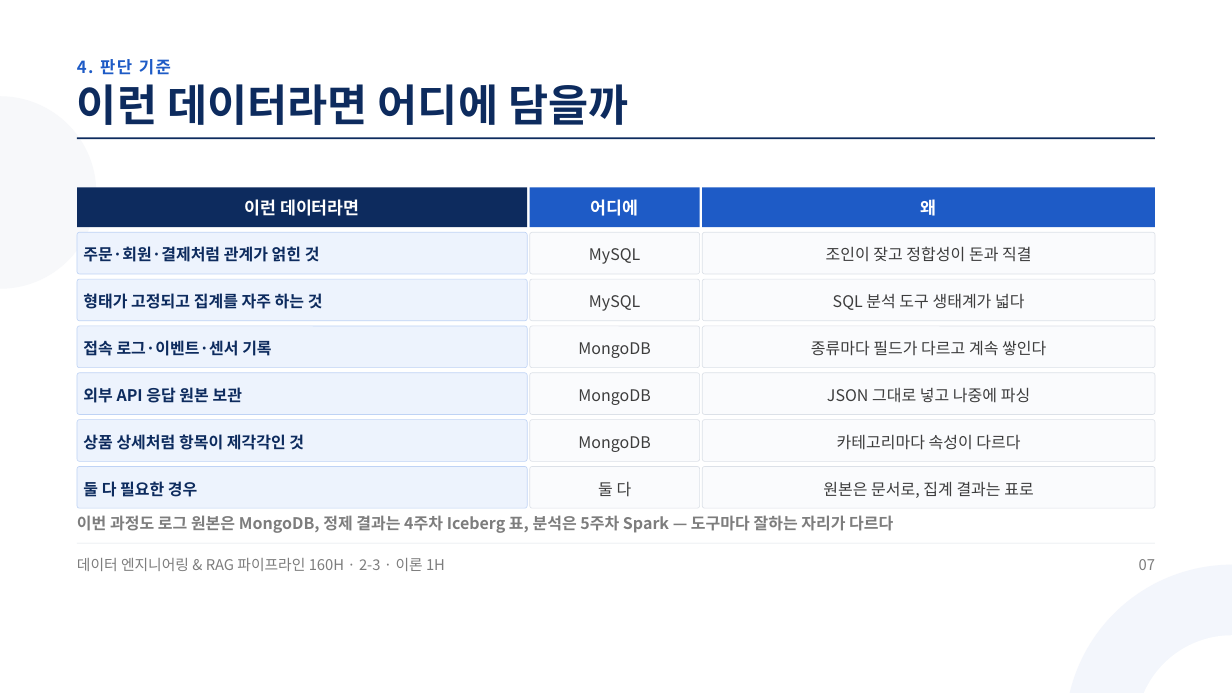
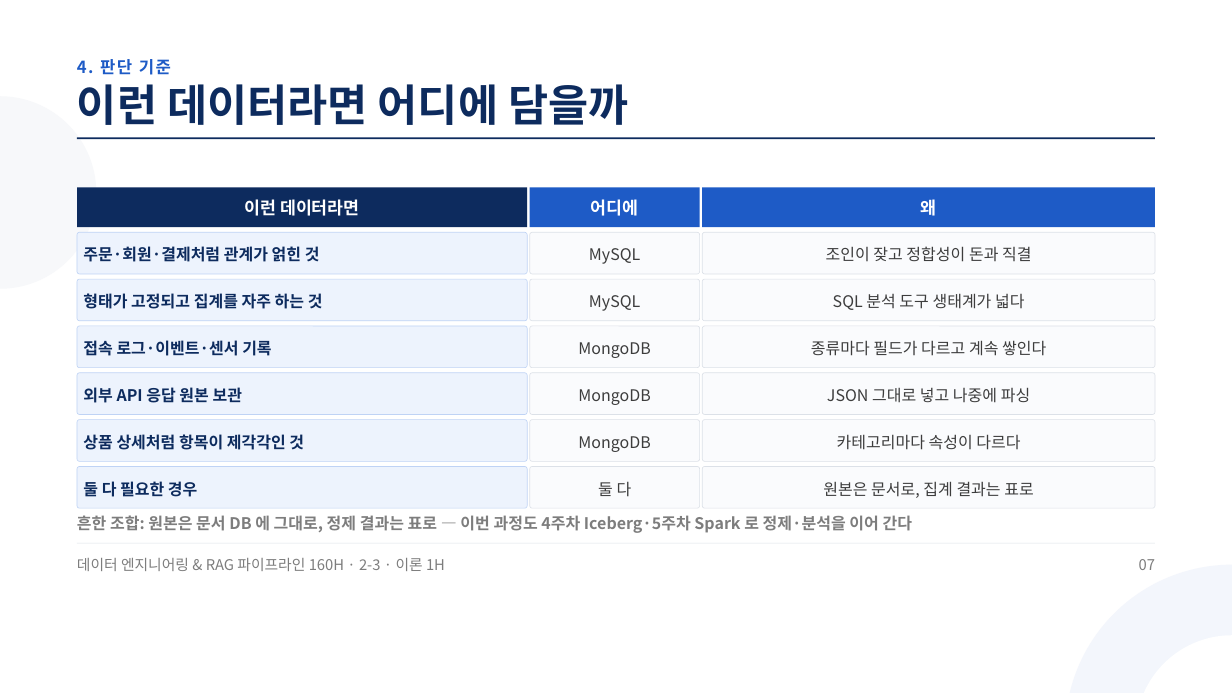
Before and after one commit to aebonlee/materials, a slide deck: slide 7 of data-eng/decks/w2d3s1.pptx. Drawn at 1232x693 pixels with LibreOffice and Linux fonts; fonts in the diff are those of the drawing. Boxes give left, top, right and bottom in pixels: in the first picture for what was removed or moved away, otherwise in the second. Text is boxed around its words. In the diff, an @@ line names an element or a change of style, - is before the commit and + after.

```diff
--- a/data-eng/decks/w2d3s1.pptx
+++ b/data-eng/decks/w2d3s1.pptx
@@ text at [77, 515, 912, 533]: text changed @@
-이번 과정도 로그 원본은 MongoDB, 정제 결과는 4주차 Iceberg 표, 분석은 5주차 Spark — 도구마다 잘하는 자리가 다르다
+흔한 조합: 원본은 문서 DB 에 그대로, 정제 결과는 표로 — 이번 과정도 4주차 Iceberg·5주차 Spark 로 정제·분석을 이어 간다
```
Also in this commit, not shown: 1 other slide changed, 9 other files.
